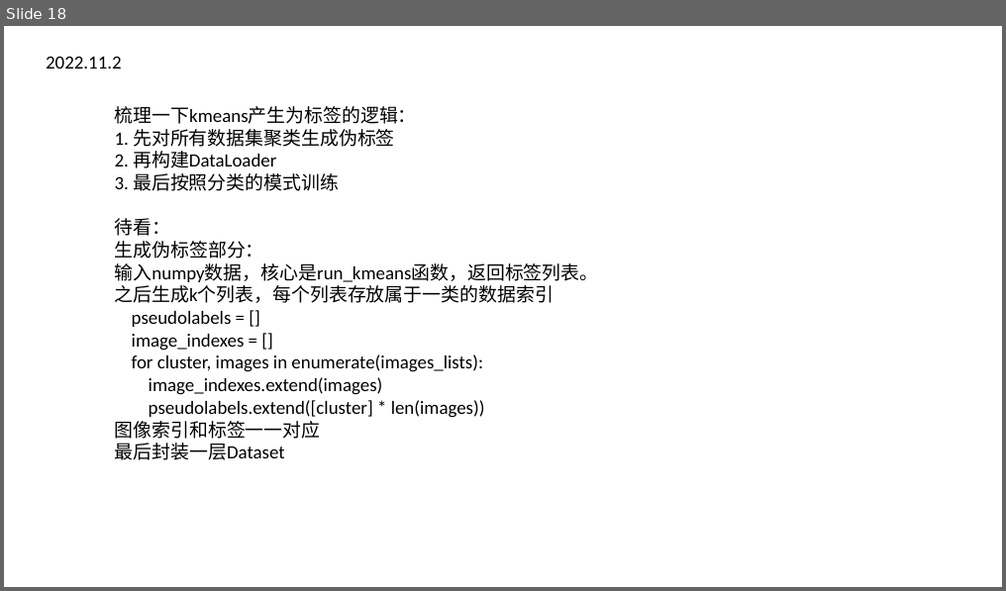
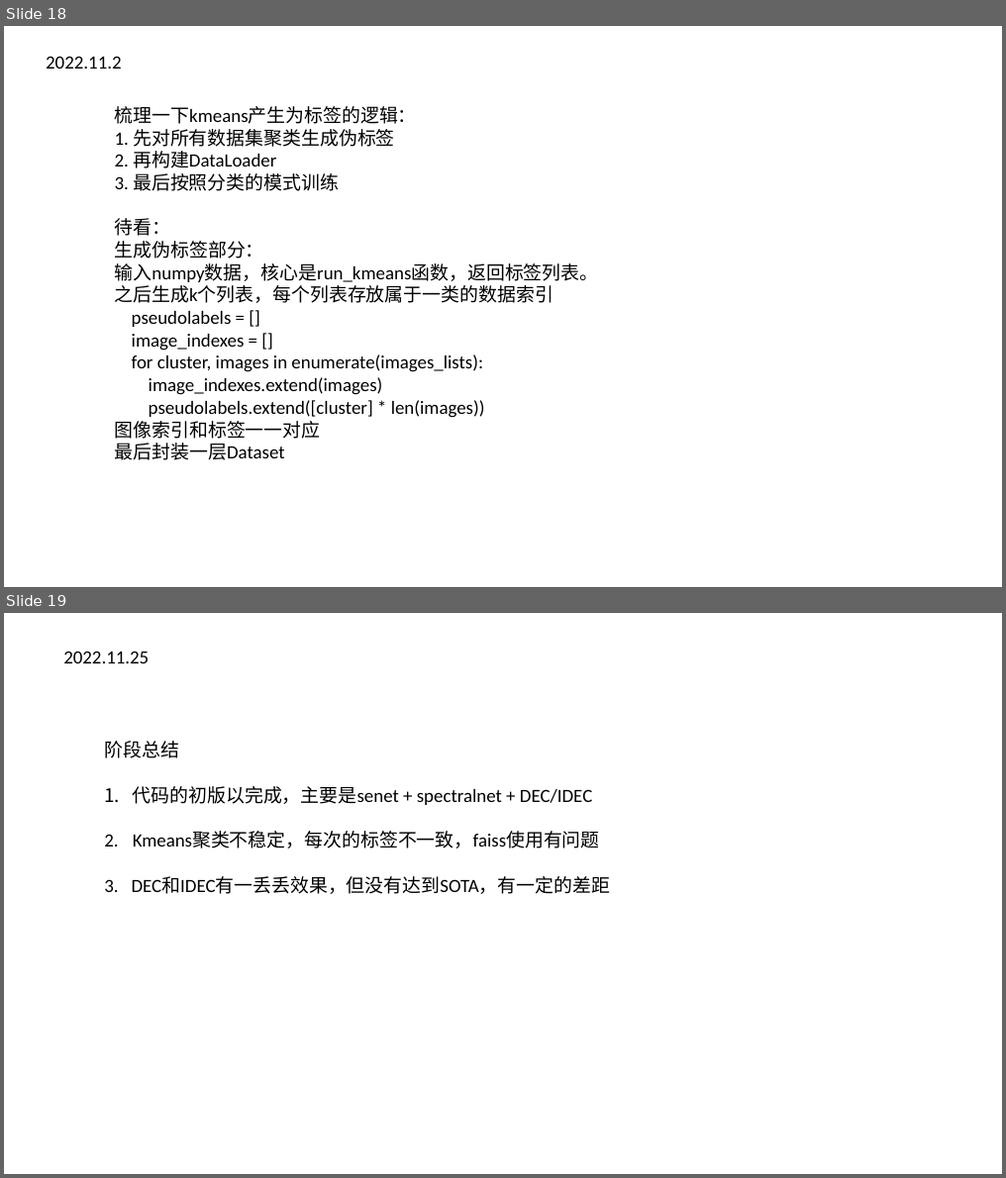
Before and after one commit to zhaoling0229/salable_dsc, a slide deck: scalable_dsc.pptx. Shown one above the other, each under a label of ours: slide 18 before the commit, slides 18 and 19 after it. The pictures are 1006x591 and 1006x1178 pixels, drawn with LibreOffice and Linux fonts; fonts in the diff are those of the drawing. Boxes give left, top, right and bottom in pixels: in the first picture for what was removed or moved away, otherwise in the second. Text is boxed around its words. In the diff, an @@ line names an element or a change of style, - is before the commit and + after.

```diff
--- a/scalable_dsc.pptx
+++ b/scalable_dsc.pptx
@@ slide 19 added at [4,613,1002,1174], background #FFFFFF @@
@@ text added at [63,651,149,663], 18 pt, text #000000 @@
+2022.11.25
@@ text added at [104,741,611,894], 18 pt, text #000000 @@
+阶段总结
+1. 代码的初版以完成，主要是senet + spectralnet + DEC/IDEC
+2. Kmeans聚类不稳定，每次的标签不一致，faiss使用有问题
+3. DEC和IDEC有一丢丢效果，但没有达到SOTA，有一定的差距
```
Also in this commit, not shown: 4 other files.
